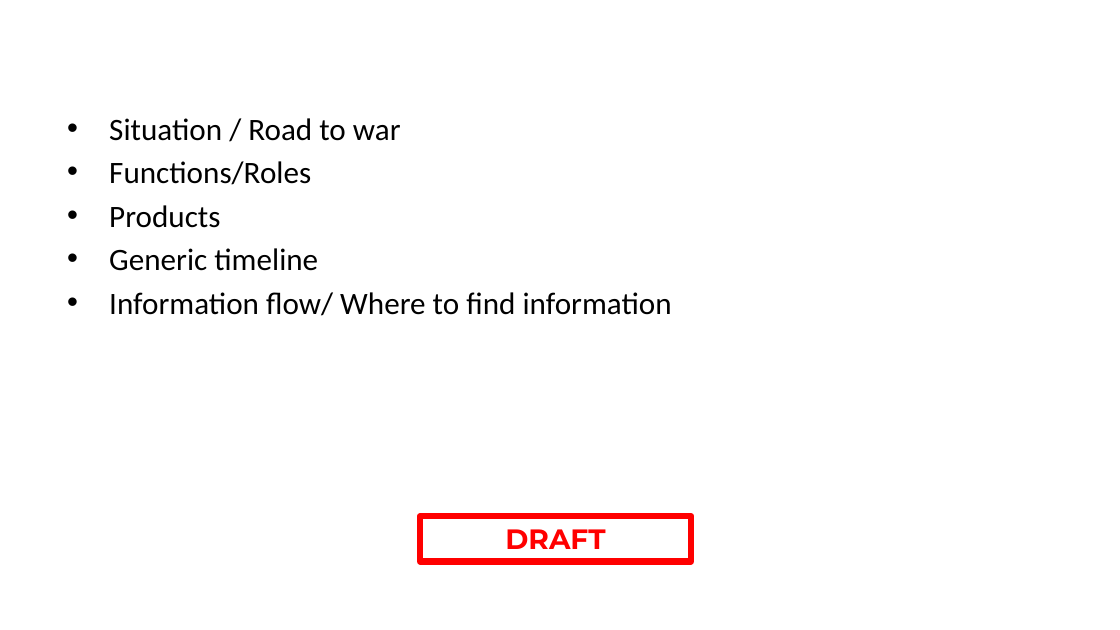
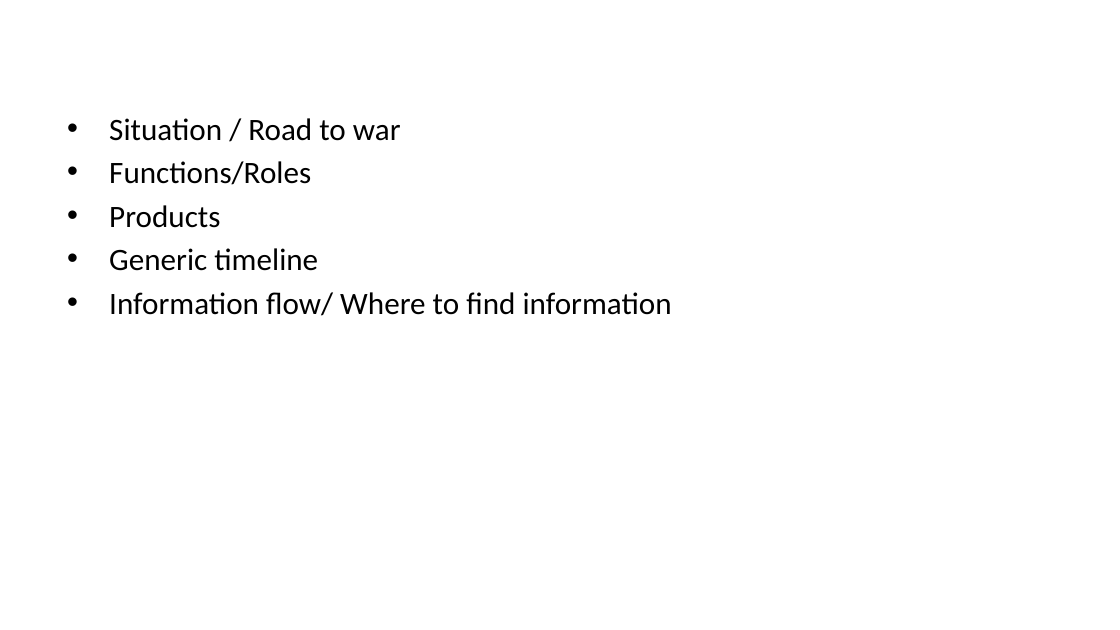
Before and after one commit to 132nd-vWing/OPAR-Brief, a slide deck: slide 2 of UNDER DEVELOPMENT/132nd OP ACTIVE RESOLVE Introduction Brief.pptx. Drawn at 1120x630 pixels with LibreOffice and Linux fonts; fonts in the diff are those of the drawing; background and template pictures are left out. Boxes give left, top, right and bottom in pixels: in the first picture for what was removed or moved away, otherwise in the second. Text is boxed around its words. In the diff, an @@ line names an element or a change of style, - is before the commit and + after.

```diff
--- a/UNDER DEVELOPMENT/132nd OP ACTIVE RESOLVE Introduction Brief.pptx
+++ b/UNDER DEVELOPMENT/132nd OP ACTIVE RESOLVE Introduction Brief.pptx
@@ rectangle removed at (x1=420, y1=516, x2=691, y2=561) @@
-DRAFT
```
Also in this commit, not shown: 18 other slides changed, 4 slides removed, 1 other file.
